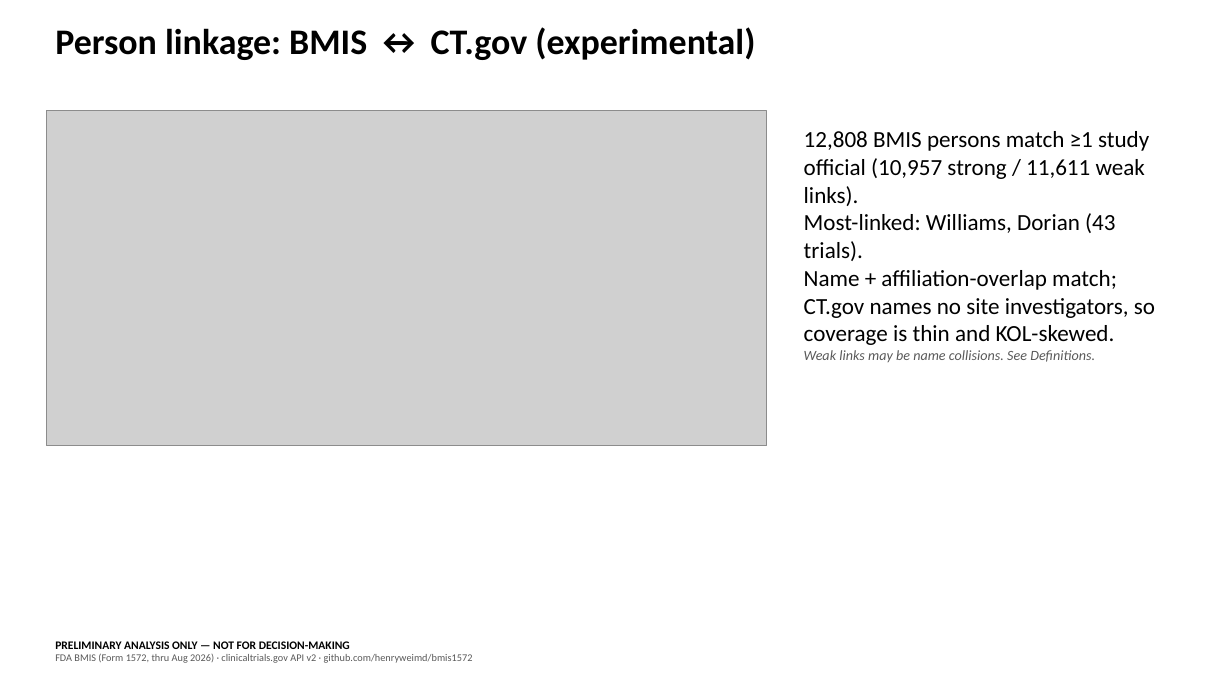
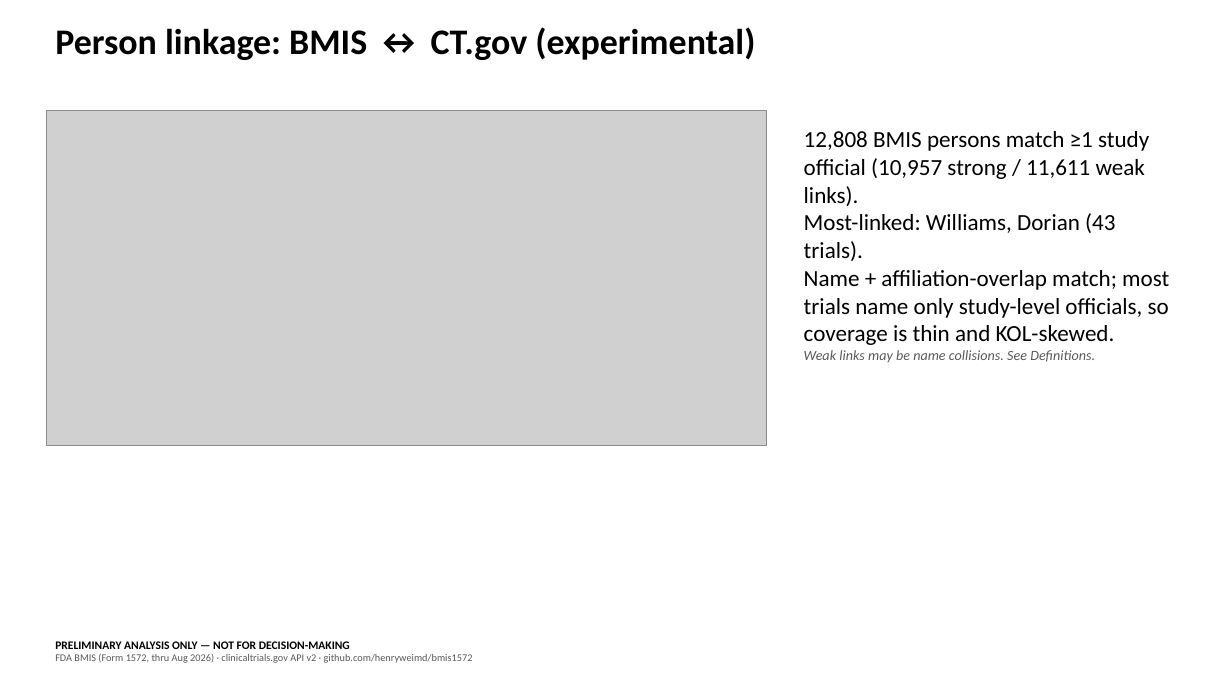
Before and after one commit to henryweimd/bmis1572, a slide deck: slide 13 of explorer/public/data/exports/bmis-supply-deck.pptx. Drawn at 1232x693 pixels with LibreOffice and Linux fonts; fonts in the diff are those of the drawing; grey boxes stand for pictures. Boxes give left, top, right and bottom in pixels: in the first picture for what was removed or moved away, otherwise in the second. Text is boxed around its words. In the diff, an @@ line names an element or a change of style, - is before the commit and + after.

Commit message:
NCT lookup + CSV downloads; officials caveat corrected
Trials tab gains NCT lookup (facts + officials + linked BMIS
investigators) and CSV downloads for KOL/coverage tables. Probe
finding: 140 trials list >10 officials, so 'study-level only'
caveats corrected everywhere (median 1/trial) incl. definition,
deck, About, README. Rebuilt manifest, caption, deck.

```diff
--- a/explorer/public/data/exports/bmis-supply-deck.pptx
+++ b/explorer/public/data/exports/bmis-supply-deck.pptx
@@ text at (x1=804, y1=270, x2=1169, y2=345): text changed @@
-Name + affiliation-overlap match; CT.gov names no site investigators, so coverage is thin and KOL-skewed.
+Name + affiliation-overlap match; most trials name only study-level officials, so coverage is thin and KOL-skewed.
```
Also in this commit, not shown: 11 other files.
